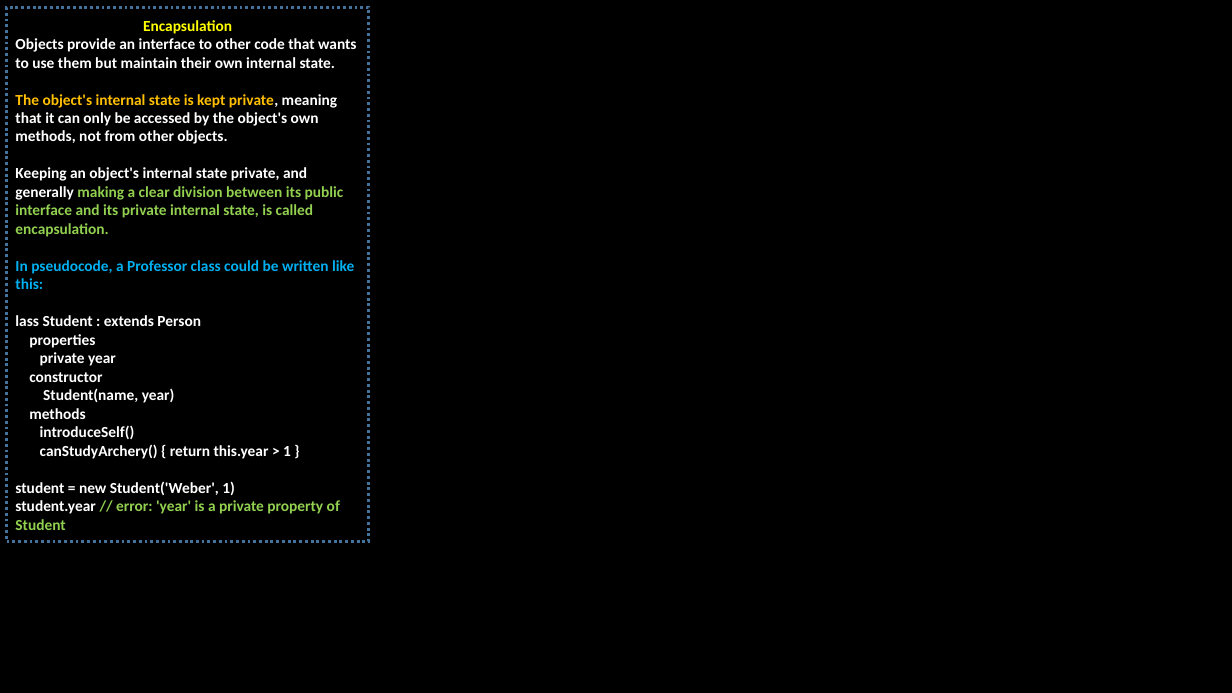
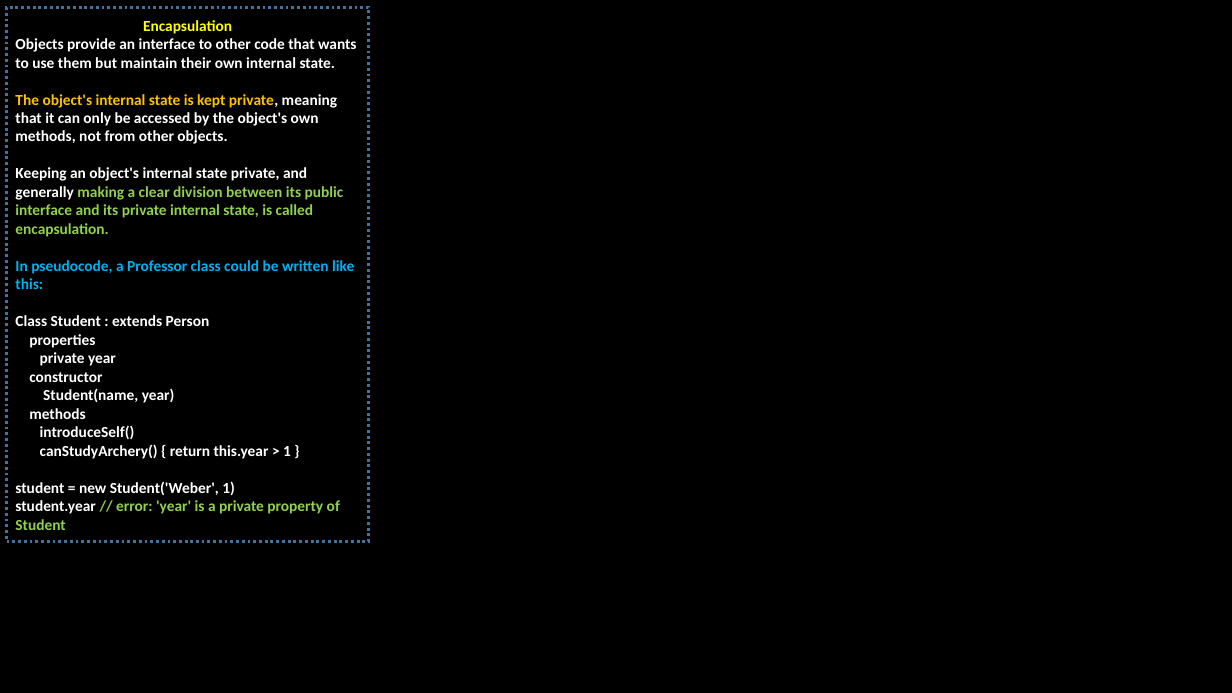
Before and after one commit to abhay420coder/Theory, a slide deck: slide 5 of full JavaScript/javaScript Oops.pptx. Drawn at 1232x693 pixels with LibreOffice and Linux fonts; fonts in the diff are those of the drawing. Boxes give left, top, right and bottom in pixels: in the first picture for what was removed or moved away, otherwise in the second. Text is boxed around its words. In the diff, an @@ line names an element or a change of style, - is before the commit and + after.

```diff
--- a/full JavaScript/javaScript Oops.pptx
+++ b/full JavaScript/javaScript Oops.pptx
@@ text in rectangle at bbox=[15, 315, 210, 326]: text changed @@
-lass Student : extends Person
+Class Student : extends Person
```
Also in this commit, not shown: 1 other slide changed, 3 slides added, 1 slide removed, 30 other files.
